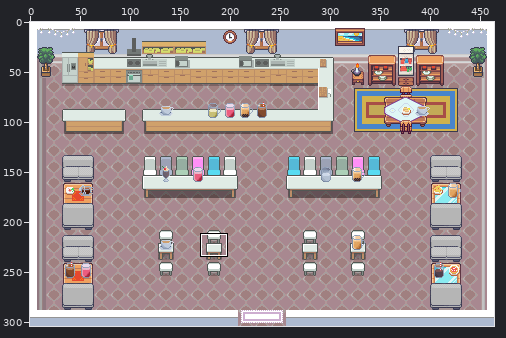
A sprite sheet gets an edit: assets/map.png. The first picture is a wide view before the edit; the outline marks the close-up.
Close-up. Earlier state:
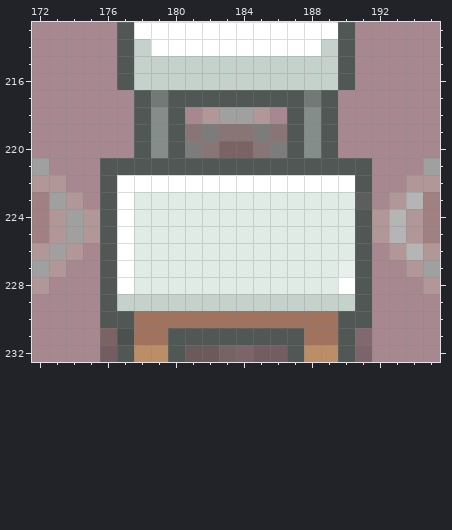
The file is 464x304 pixels. Colours within 5 levels of each other are drawn and written as one. Shown: x 172..195, y 213..232. The commit also changed other parts of the picture, which this record leaves out.
The same view after the edit:
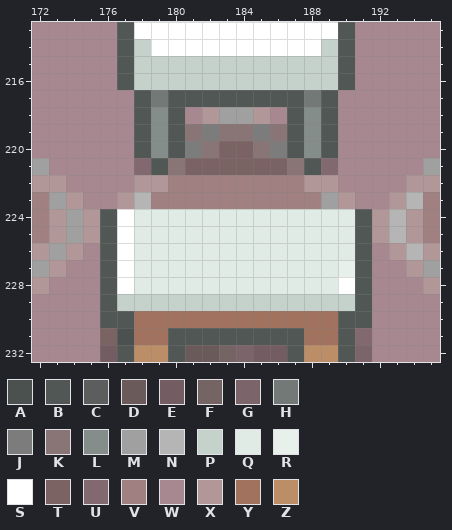
Palette (. is transparent): A #4b514e  B #515754  C #5c5e5d  D #6a5a5a  E #735d62  F #756464  G #7b646a  H #737977  J #7c7c7c  K #897575  L #848d89  M #a0a0a0  N #b5b5b5  P #c5d2cc  Q #e0ebe5  R #e8f0eb  S #ffffff  T #7c6363  U #82696f  V #a08080  W #a88890  X #b19797  Y #a1725d  Z #bc8e68
Difference:
Colour B gives way to colour K in row 221 at x 180 and 187.
Colour Q gives way to colour M in row 223 at x 189.
Colour Q gives way to colour N in row 223 at x 178.
Colour B gives way to colour T in row 221 at x 181 to 186.
Colour B gives way to colour U in row 221 at x 178 and 189.
Colour Q gives way to colour V in row 223 at x 179 to 188.
Colour S gives way to colour V in row 222 at x 180 to 187.
Colour B gives way to colour W in row 221 at x 176 to 177 and 190 to 191; in row 222 at x 176 and 191; in row 223 at x 176.
Colour C gives way to colour W in row 223 at x 191.
Colour S gives way to colour W in row 222 at x 177 and 190.
Colour Q gives way to colour X in row 223 at x 190.
Colour S gives way to colour X in row 222 at x 178 to 179 and 188 to 189; in row 223 at x 177.
